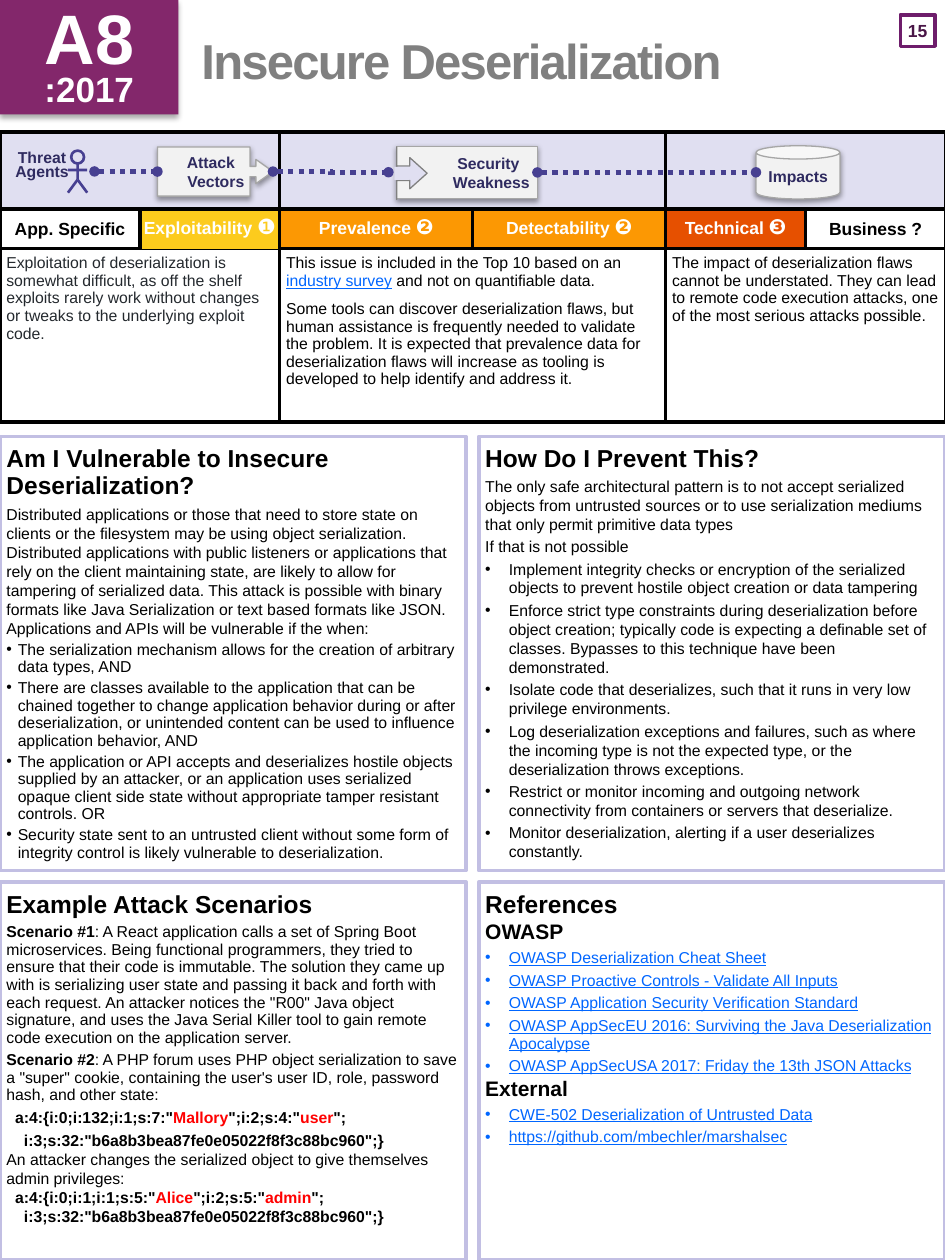
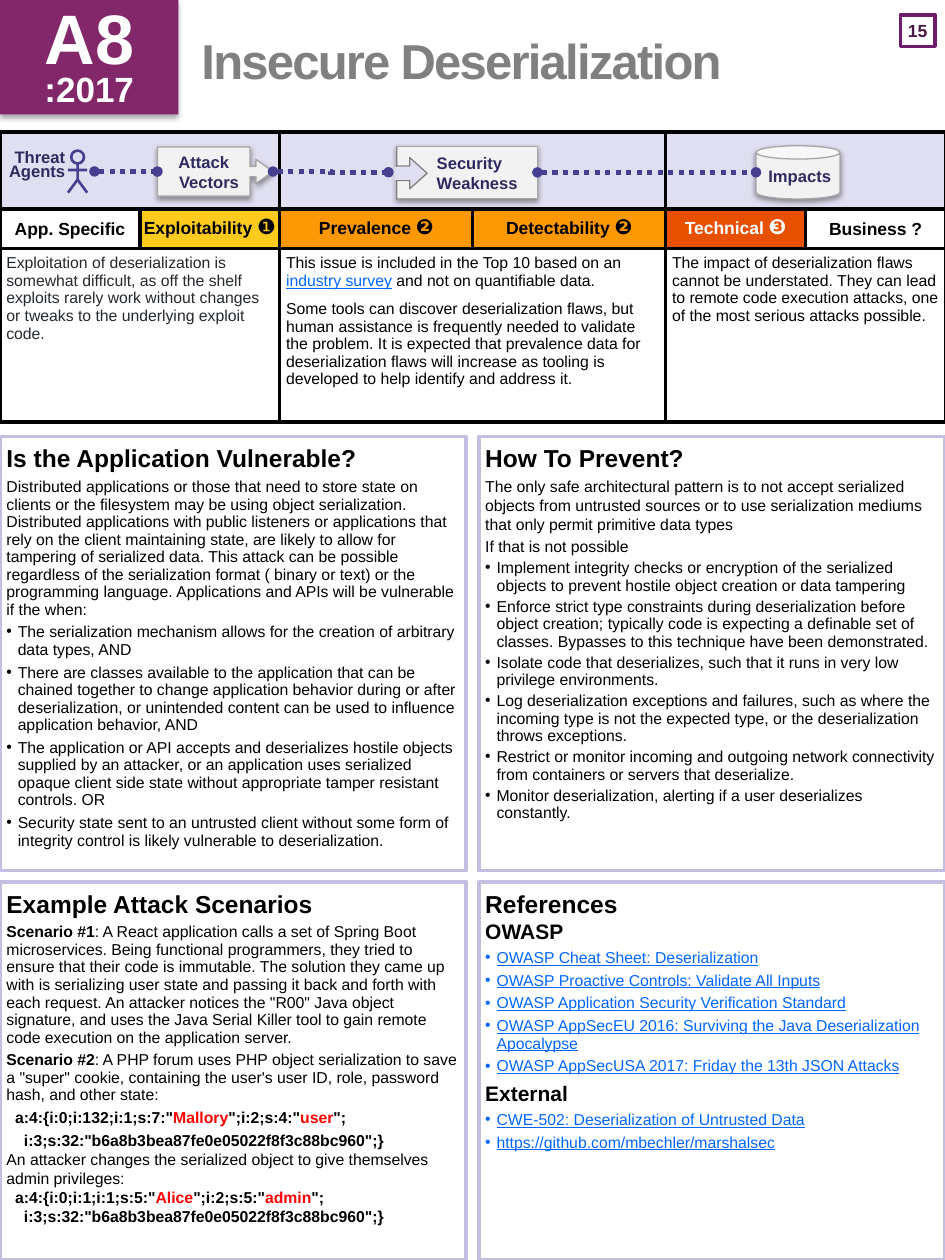
Before and after one commit to OWASP/Top10, a slide deck: slide 16 of 2017/OWASP Top 10 2017 GM (en).pptx. Drawn at 945x1260 pixels with LibreOffice and Linux fonts; fonts in the diff are those of the drawing. Boxes give left, top, right and bottom in pixels: in the first picture for what was removed or moved away, otherwise in the second. Text is boxed around its words. In the diff, an @@ line names an element or a change of style, - is before the commit and + after.

Commit message:
Updated 'OWASP Top 10 2017 GM (en)': PPTX and PDF
OWASP Top 10 2017 GM (en).pptx
OWASP Top 10 2017 GM (en).pdf

```diff
--- a/2017/OWASP Top 10 2017 GM (en).pptx
+++ b/2017/OWASP Top 10 2017 GM (en).pptx
@@ table at (0, 132, 945, 422) @@
@@ text colour #FFFFFF to #000000 in "Exploitability ❶", "Prevalence ❷", "Detectability ❷" @@
@@ borders changed @@
@@ text "Threat Agents" at (9, 151, 66, 181): size 9 to 9.5 pt; alignment centre to right @@
@@ size 9 to 9.5 pt in 3 elements at (756, 146, 840, 199), (158, 147, 273, 197), (397, 146, 538, 199) @@
@@ text at (6, 449, 454, 615): text changed @@
-Am I Vulnerable to Insecure Deserialization?
-Distributed applications or those that need to store state on clients or the filesystem may be using object serialization. Distributed applications with public listeners or applications that rely on the client maintaining state, are likely to allow for tampering of serialized data. This attack is possible with binary formats like Java Serialization or text based formats like JSON. Applications and APIs will be vulnerable if the when:
+Is the Application Vulnerable?
+Distributed applications or those that need to store state on clients or the filesystem may be using object serialization. Distributed applications with public listeners or applications that rely on the client maintaining state, are likely to allow for tampering of serialized data. This attack can be possible regardless of the serialization format ( binary or text) or the programming language. Applications and APIs will be vulnerable if the when:
@@ text at (485, 450, 684, 468): text changed @@
-How Do I Prevent This?
+How To Prevent?
@@ text at (497, 561, 934, 822): indent changed; line spacing 1 to 10pt @@
@@ text at (18, 625, 456, 850): more space between paragraphs @@
@@ text at (497, 951, 820, 990): text changed @@
-• OWASP Deserialization Cheat Sheet
-• OWASP Proactive Controls - Validate All Inputs
+• OWASP Cheat Sheet: Deserialization
+• OWASP Proactive Controls: Validate All Inputs
@@ text at (485, 996, 919, 1152): indent changed; more space between paragraphs @@
@@ text at (497, 1113, 804, 1128): text changed @@
-• CWE-502 Deserialization of Untrusted Data
+• CWE-502: Deserialization of Untrusted Data
```
Also in this commit, not shown: 25 other slides changed, 1 slide added, 1 other file.
